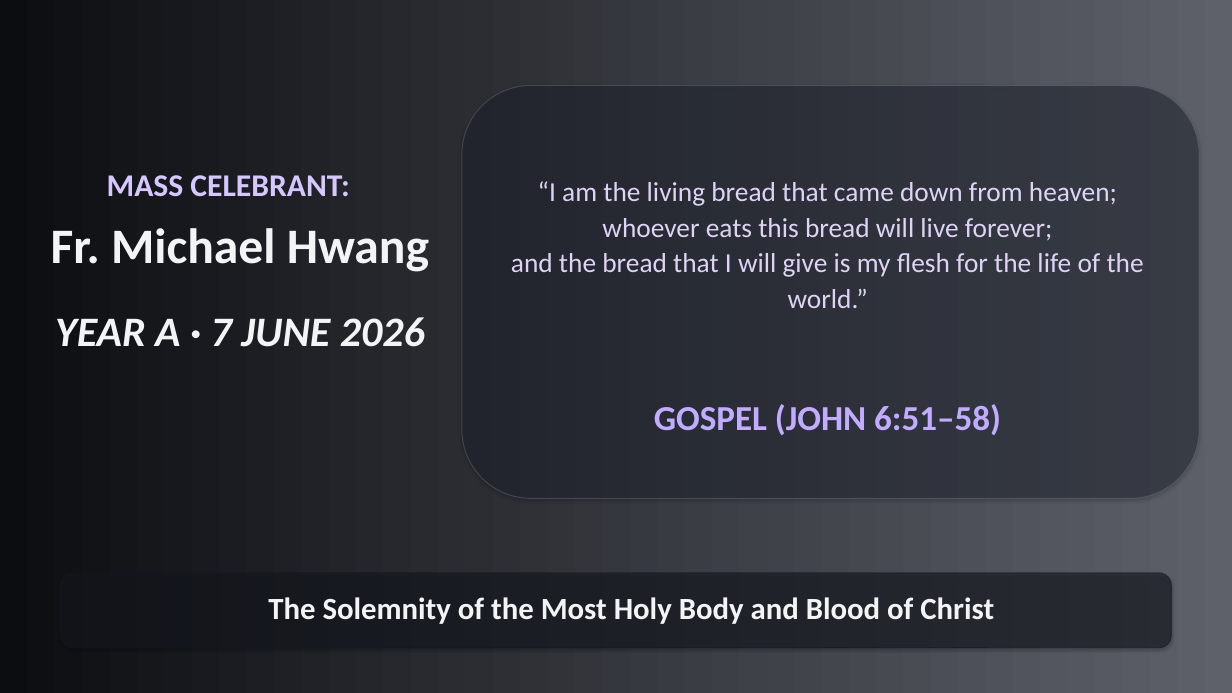
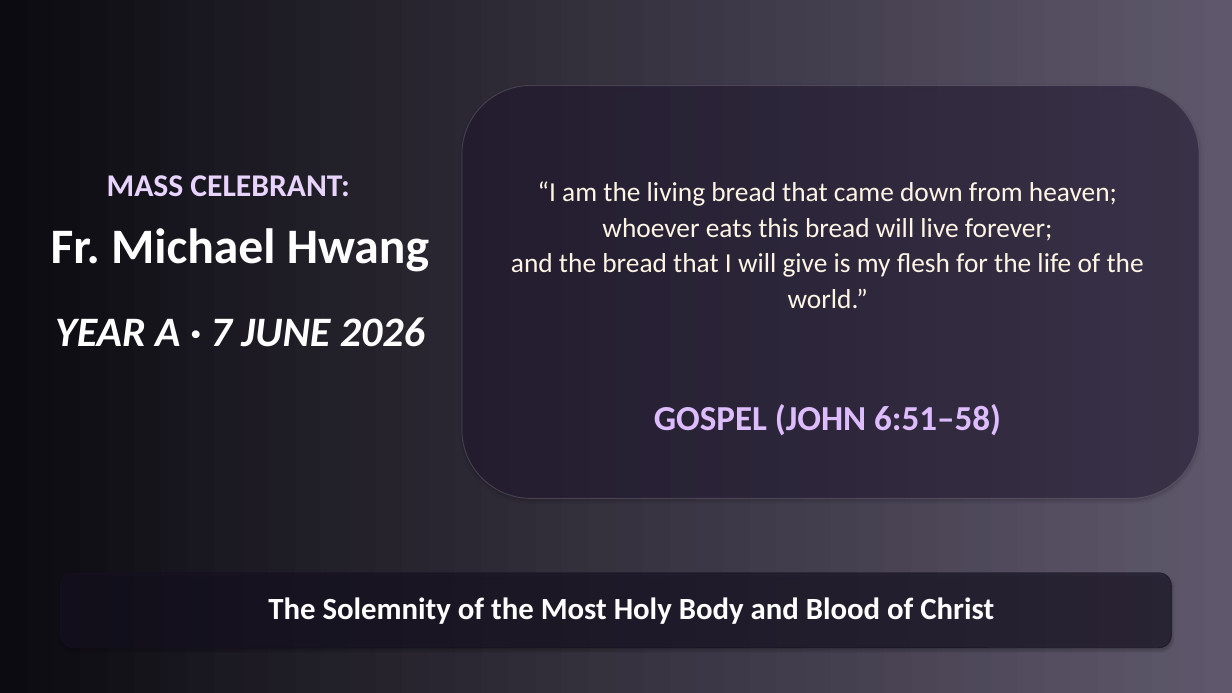
Before and after one commit to divinogabriel9/verbum, a slide deck: slide 71 of outputs/GFCC7Jun2026_TheSolemnityoftheMostHolyBodyandBloodofChrist.pptx. Drawn at 1232x693 pixels with LibreOffice and Linux fonts; fonts in the diff are those of the drawing. Boxes give left, top, right and bottom in pixels: in the first picture for what was removed or moved away, otherwise in the second. Text is boxed around its words. In the diff, an @@ line names an element or a change of style, - is before the commit and + after.

```diff
--- a/outputs/GFCC7Jun2026_TheSolemnityoftheMostHolyBodyandBloodofChrist.pptx
+++ b/outputs/GFCC7Jun2026_TheSolemnityoftheMostHolyBodyandBloodofChrist.pptx
@@ background gradient #0C0D11 to #5E616A to gradient #0C0B11 to #5F586C @@
@@ rounded rectangle at <box>462,86,1199,498</box>: fill #1F2430 at 45% opacity to #211733 at 45% opacity; outline #6B6E76 1.13 pt to #6C6678 1.13 pt @@
@@ text "MASS CELEBRANT:" at <box>107,175,349,197</box>: text colour #D6C8FF to #E8D4FE @@
@@ text "“I am the living bread ..." at <box>511,181,1144,308</box>: text colour #DED3F4 to #FEF5E4 @@
@@ text "GOSPEL (JOHN 6:51–58)" at <box>654,404,1001,435</box>: text colour #C1ACFF to #DDBDFE @@
```
Also in this commit, not shown: 85 other slides changed, 22 other files.
